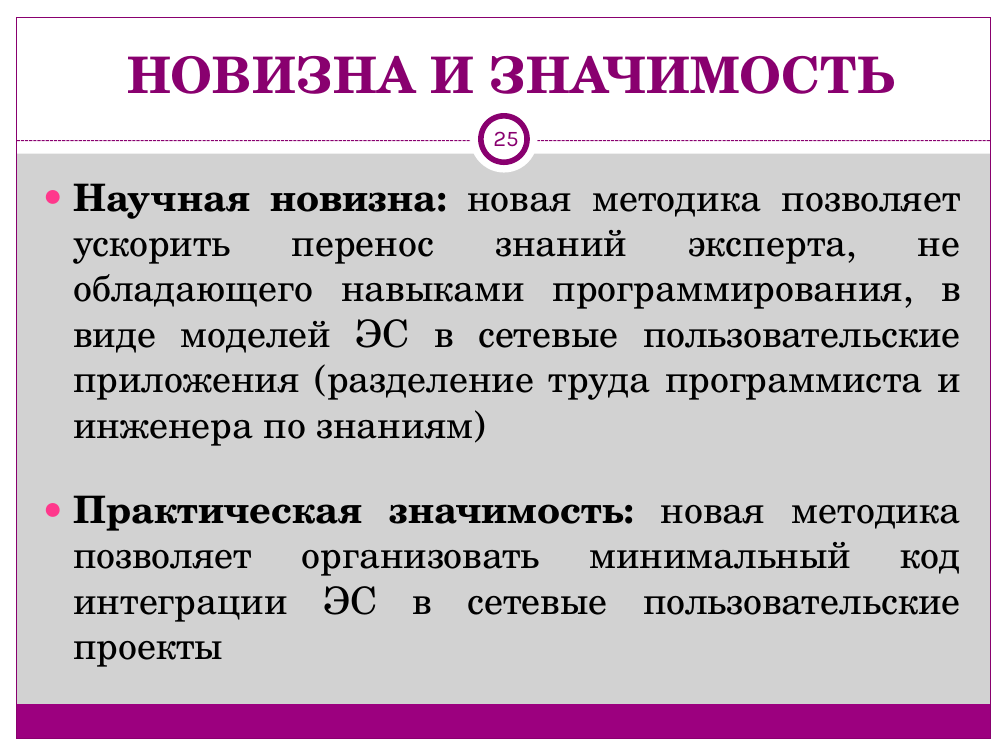
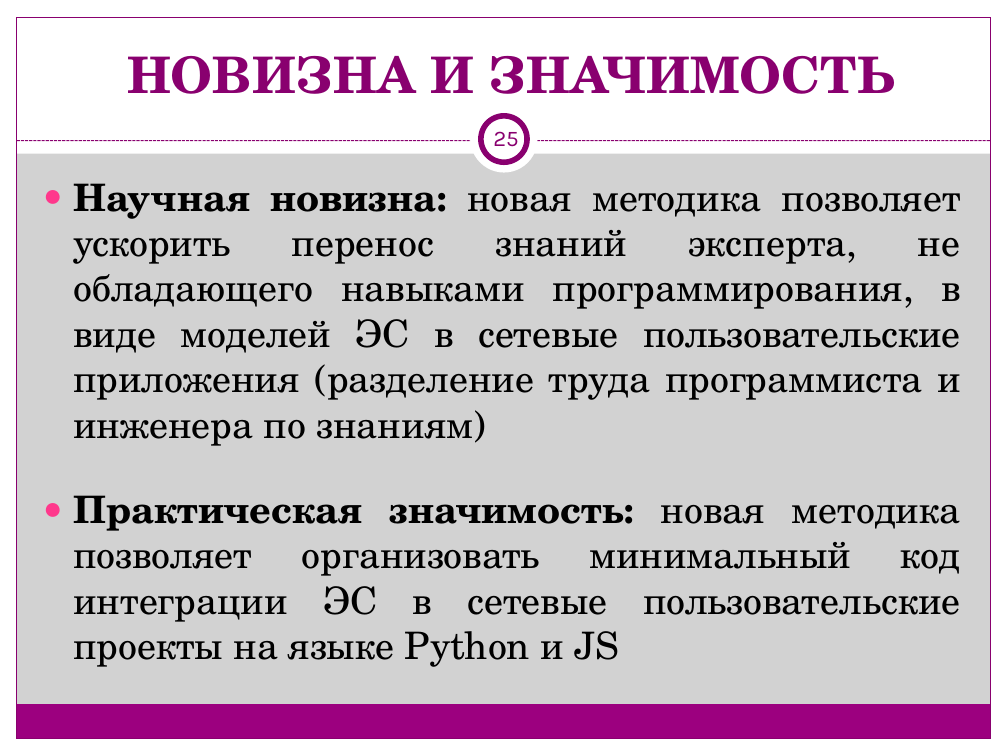
Before and after one commit to tyomka896/flm_react, a slide deck: slide 25 of presentation2206.ppt. Drawn at 1008x756 pixels with LibreOffice and Linux fonts; fonts in the diff are those of the drawing. Boxes give left, top, right and bottom in pixels: in the first picture for what was removed or moved away, otherwise in the second. Text is boxed around its words. In the diff, an @@ line names an element or a change of style, - is before the commit and + after.

```diff
--- a/presentation2206.ppt
+++ b/presentation2206.ppt
@@ text at bbox=[73, 495, 961, 667]: text changed @@
-● Практическая значимость: новая методика позволяет организовать минимальный код интеграции ЭС в сетевые пользовательские проекты
+● Практическая значимость: новая методика позволяет организовать минимальный код интеграции ЭС в сетевые пользовательские проекты на языке Python и JS
```
Also in this commit, not shown: 9 other slides changed.
